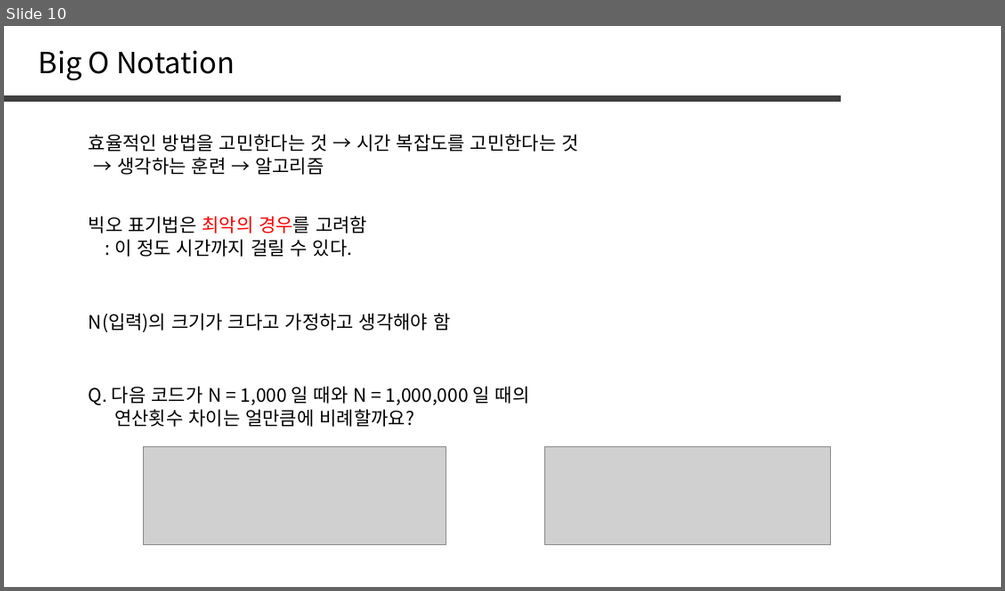
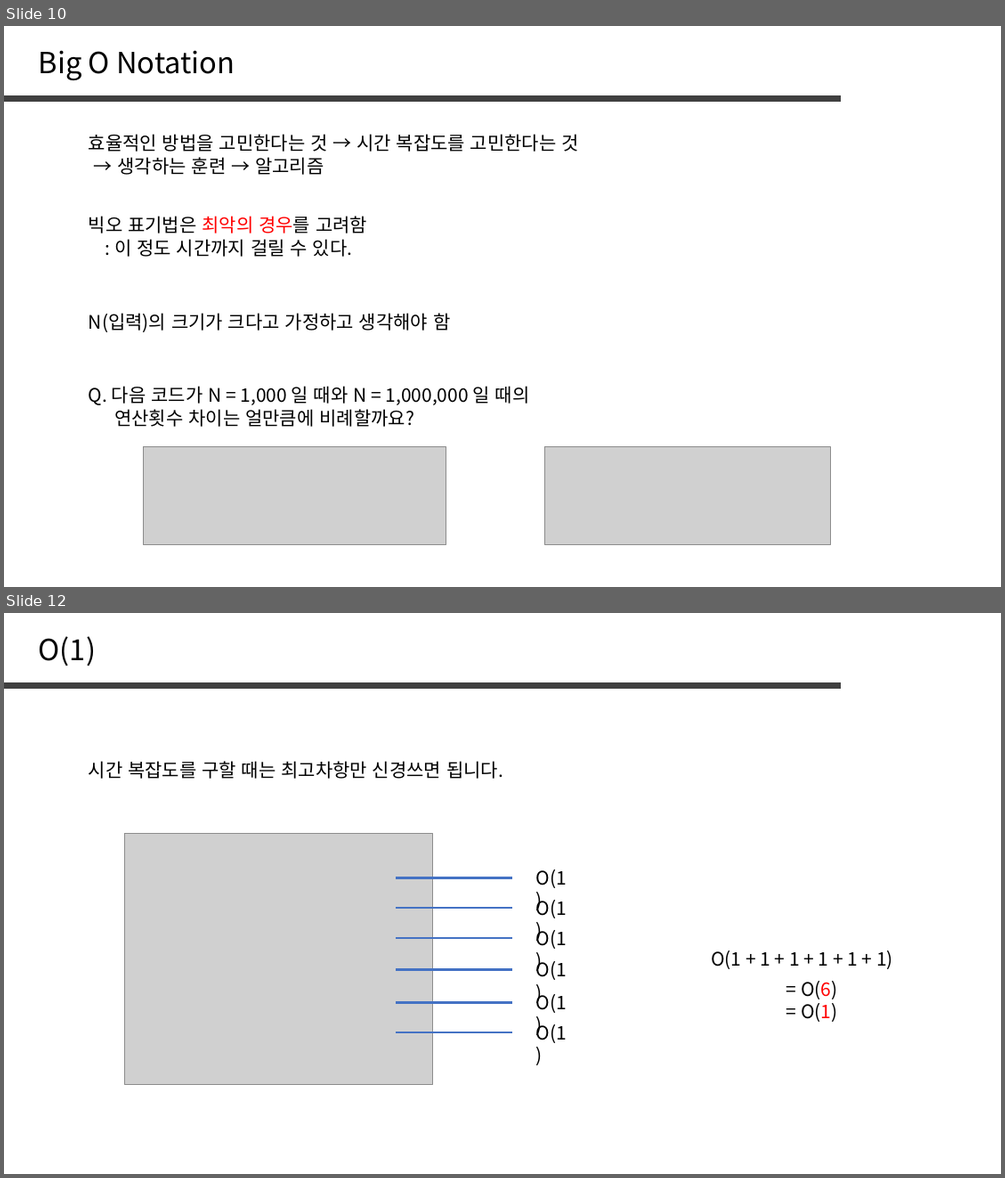
Before and after one commit to jaehoo1/PS-study, a slide deck: study/1_OT.pptx. Shown one above the other, each under a label of ours: slide 10 before the commit, slides 10 and 12 after it; the slides between them are not shown. The pictures are 1005x591 and 1005x1178 pixels, drawn with LibreOffice and Linux fonts; fonts in the diff are those of the drawing; grey boxes stand for pictures. Boxes give left, top, right and bottom in pixels: in the first picture for what was removed or moved away, otherwise in the second. Text is boxed around its words. In the diff, an @@ line names an element or a change of style, - is before the commit and + after.

```diff
--- a/study/1_OT.pptx
+++ b/study/1_OT.pptx
@@ slide 12 added at (4,613,1001,1174), background #FFFFFF @@
@@ text added at (39,636,96,666), 28 pt, text #000000 @@
+O(1)
@@ line added from (4, 686) to (841, 686), #404040 6 pt @@
@@ text added at (89,761,503,779), 18 pt, text #000000 @@
+시간 복잡도를 구할 때는 최고차항만 신경쓰면 됩니다.
@@ picture added at (124,834,432,1084) @@
@@ line added from (396, 877) to (512, 877), #4472C4 2.25 pt @@
@@ text added at (535,869,566,888), 18 pt, text #000000 @@
+O(1)
@@ text added at (535,892,566,918), 18 pt, text #000000 @@
+O(1)
@@ line added from (396, 908) to (512, 908), #4472C4 2.25 pt @@
@@ text added at (535,922,566,949), 18 pt, text #000000 @@
+O(1)
@@ line added from (396, 938) to (512, 938), #4472C4 2.25 pt @@
@@ text added at (535,952,566,980), 18 pt, text #000000 @@
+O(1)
@@ text added at (711,950,893,969), 18 pt, text #000000 @@
+O(1 + 1 + 1 + 1 + 1 + 1)
@@ line added from (396, 970) to (512, 970), #4472C4 2.25 pt @@
@@ text added at (801,981,837,1022), 18 pt, text #000000 @@
+= O(6) = O(1)
@@ line added from (396, 1003) to (512, 1003), #4472C4 2.25 pt @@
@@ text added at (535,990,566,1013), 18 pt, text #000000 @@
+O(1)
@@ line added from (396, 1032) to (512, 1032), #4472C4 2.25 pt @@
@@ text added at (535,1016,566,1043), 18 pt, text #000000 @@
+O(1)
```
Also in this commit, not shown: 6 other slides added.
